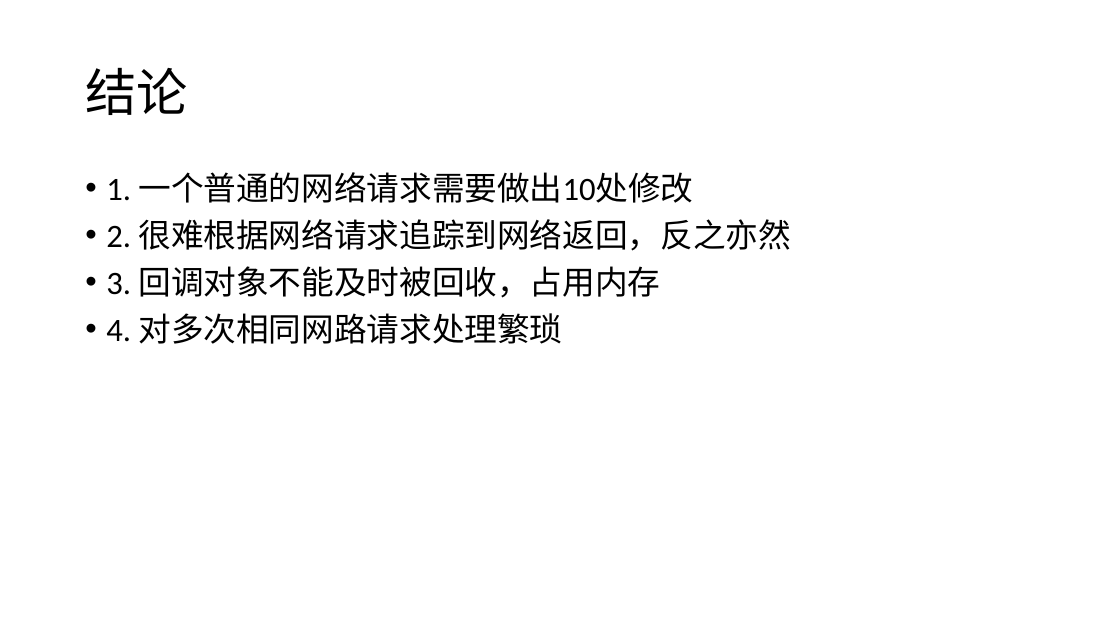
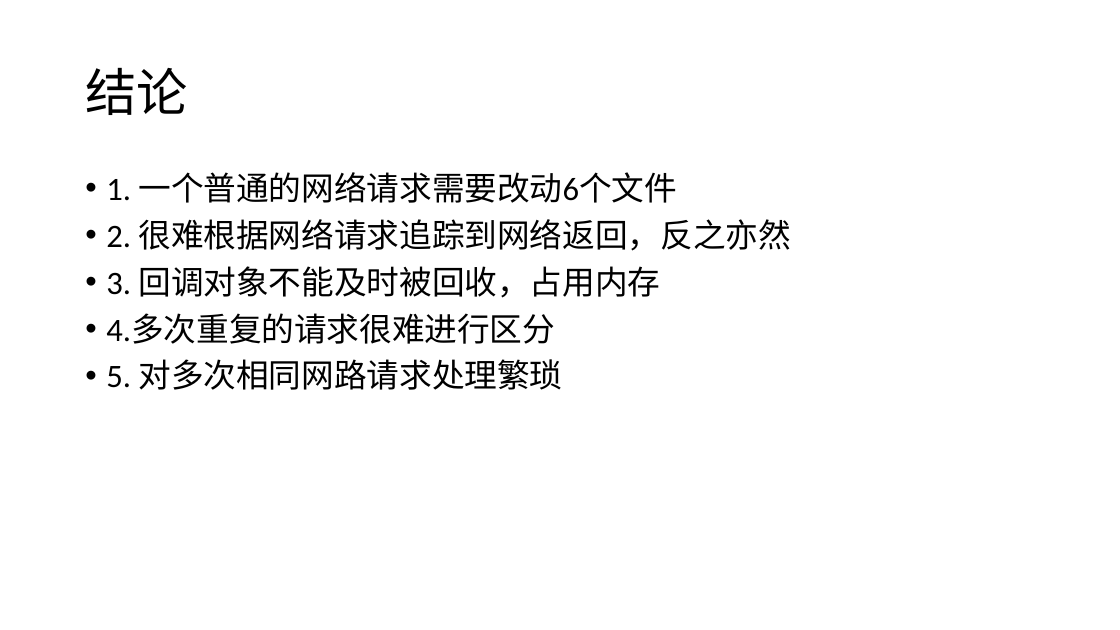
Before and after one commit to daisongsong1991/ppt, a slide deck: slide 14 of net_ppt.pptx (slide 13 before the commit). Drawn at 1120x630 pixels with LibreOffice and Linux fonts; fonts in the diff are those of the drawing. Boxes give left, top, right and bottom in pixels: in the first picture for what was removed or moved away, otherwise in the second. Text is boxed around its words. In the diff, an @@ line names an element or a change of style, - is before the commit and + after.

```diff
--- a/net_ppt.pptx
+++ b/net_ppt.pptx
@@ text at (106, 172, 677, 203): text changed @@
-• 1. 一个普通的网络请求需要做出10处修改
+• 1. 一个普通的网络请求需要改动6个文件
@@ text at (106, 314, 563, 390): text changed @@
-• 4. 对多次相同网路请求处理繁琐
+• 4.多次重复的请求很难进行区分
+• 5. 对多次相同网路请求处理繁琐
```
Also in this commit, not shown: 4 other slides changed, 6 slides added, 3 slides removed, 4 other files.
